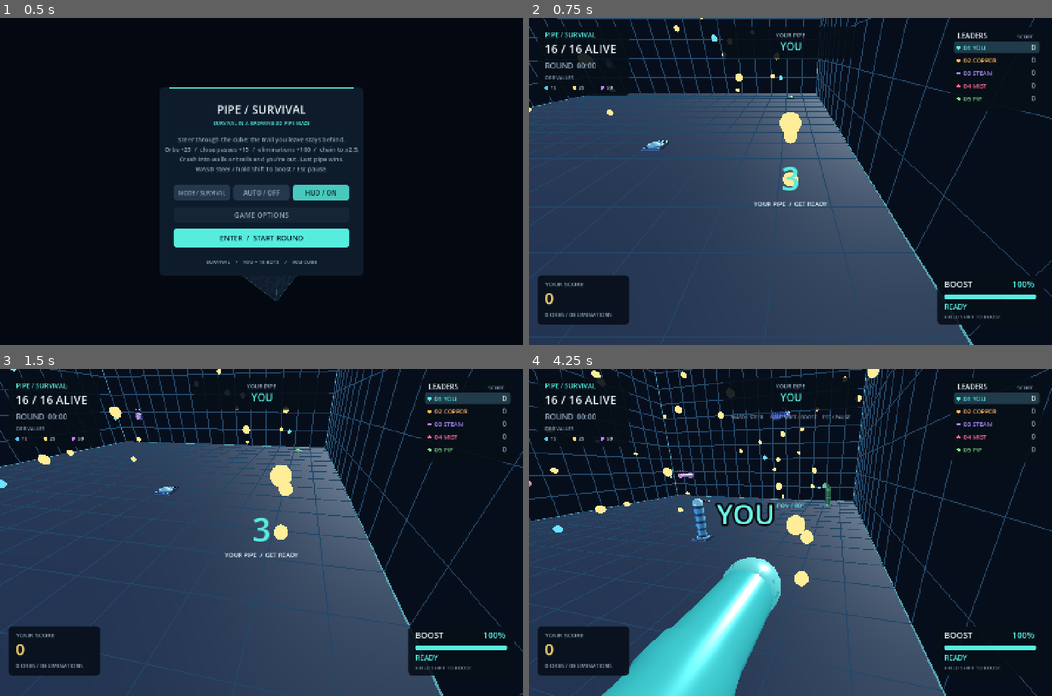
Above: before the commit, frames 1-4 (two rows, left to right).
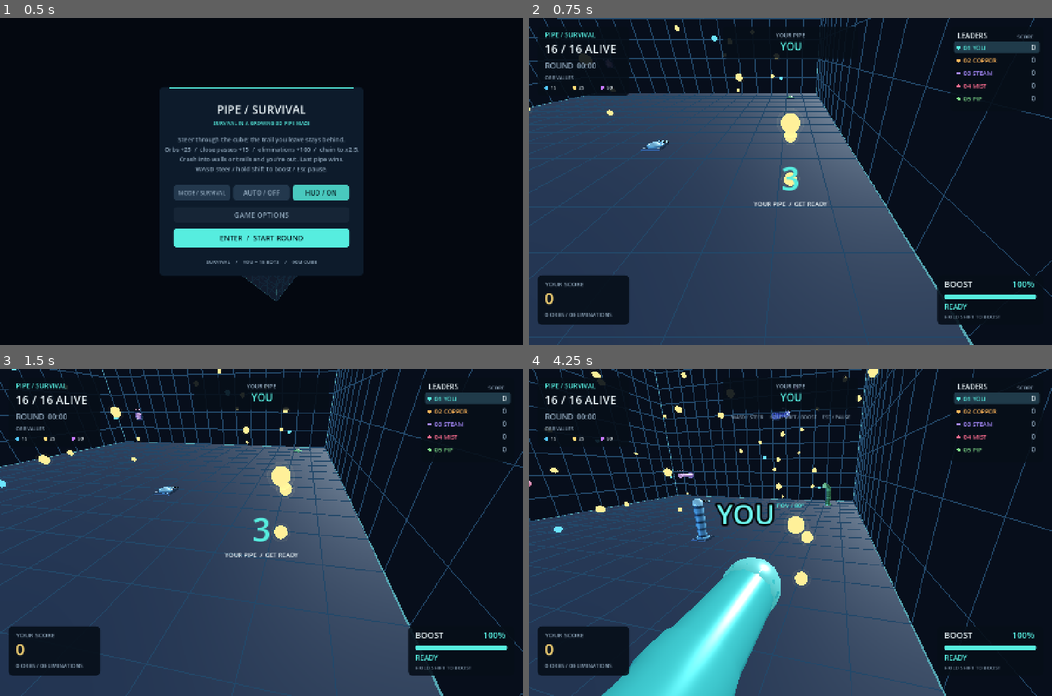
Above: after the commit, the same moments.

Repository: That1guy8691/pipe-survival
Game: Godot game, scene res://main.tscn
The game is run twice, just before and just after one commit, with the same random seed, the same clock (stepped at 60 frames per second) and the same inputs.
Inputs (mouse positions are in pixels of both pictures, inside the frame that each line leads up to):
- Up to frame 1 (0.5 s): no input
- Up to frame 2 (0.75 s): click "ENTER / START ROUND" at 0.5 s
- Up to frame 3 (1.5 s): tap Enter at 1.25 s; move the mouse to (376, 516) at 1.27 s; hold Right from 1.28 s (still down); tap Shift at 1.35 s; click (376, 516) at 1.42 s
- Up to frame 4 (4.25 s): release Right at 2 s; drag from (685, 548) to (764, 597) at 2.02 s; move the mouse to (842, 460) at 2.77 s; hold Right 2.78-3.5 s; tap E at 2.85 s; drag from (764, 597) to (633, 483) at 3.52 s

Frame 1 is identical in both runs. In frame 2, less than 0.1% of the frame differs, in the area x 0-53%, y 0-52%; in frame 3, 0.1%; in frame 4, 0.2%, in the area x 4-67%, y 0-67%.

Commit message:
feat: shrink and glow value orbs

Diff:
--- a/scripts/orb_renderer.gd
+++ b/scripts/orb_renderer.gd
@@ -2,8 +2,21 @@
 
 const Rules = preload("res://scripts/simulation.gd")
 const Scoring = preload("res://scripts/scoring.gd")
+const GLOW_SHADER_CODE := """
+shader_type spatial;
+render_mode unshaded, blend_add, depth_draw_never;
+
+void fragment() {
+	float facing = max(dot(normalize(NORMAL), normalize(VIEW)), 0.0);
+	float rim = pow(1.0 - facing, 2.0);
+	ALBEDO = COLOR.rgb * 0.3;
+	EMISSION = COLOR.rgb * (0.3 + rim * 1.2);
+	ALPHA = COLOR.a * (0.04 + rim * 0.24);
+}
+"""
 var shown_revision := -1
 var model
+var glow_multimesh: MultiMesh
 
 func _ready() -> void:
 	var sphere := SphereMesh.new()
@@ -20,17 +33,35 @@
 	material.albedo_color = Color.WHITE
 	material.vertex_color_use_as_albedo = true
 	material_override = material
+	glow_multimesh = MultiMesh.new()
+	glow_multimesh.transform_format = MultiMesh.TRANSFORM_3D
+	glow_multimesh.use_colors = true
+	glow_multimesh.mesh = sphere
+	var glow_material := ShaderMaterial.new()
+	var glow_shader := Shader.new()
+	glow_shader.code = GLOW_SHADER_CODE
+	glow_material.shader = glow_shader
+	var glow_instance := MultiMeshInstance3D.new()
+	glow_instance.multimesh = glow_multimesh
+	glow_instance.material_override = glow_material
+	add_child(glow_instance)
 
 func sync(scoring) -> void:
 	if shown_revision == scoring.revision:
 		return
 	shown_revision = scoring.revision
 	multimesh.instance_count = scoring.orbs.size()
+	glow_multimesh.instance_count = scoring.orbs.size()
 	var i := 0
 	for cell: Vector3i in scoring.orbs:
 		var points: int = scoring.orbs[cell]
 		var scale := Scoring.orb_scale(points)
-		var basis := Basis.IDENTITY.scaled(Vector3.ONE * scale)
-		multimesh.set_instance_transform(i, Transform3D(basis, model.world(cell)))
-		multimesh.set_instance_color(i, Scoring.orb_color(points))
+		var location: Vector3 = model.world(cell)
+		var core_basis := Basis.IDENTITY.scaled(Vector3.ONE * scale * 0.9)
+		var glow_basis := Basis.IDENTITY.scaled(Vector3.ONE * scale * 1.28)
+		multimesh.set_instance_transform(i, Transform3D(core_basis, location))
+		glow_multimesh.set_instance_transform(i, Transform3D(glow_basis, location))
+		var color: Color = Scoring.orb_color(points)
+		multimesh.set_instance_color(i, color)
+		glow_multimesh.set_instance_color(i, Color(color.r, color.g, color.b, 0.8))
 		i += 1
